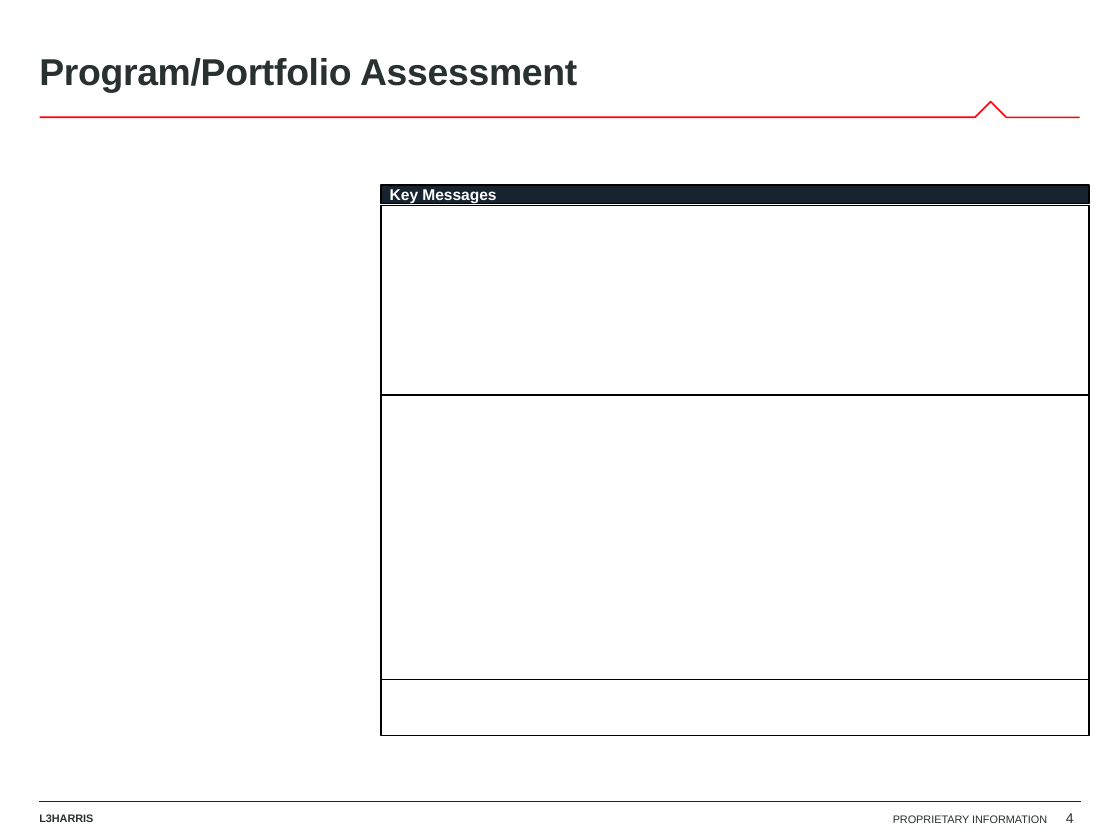
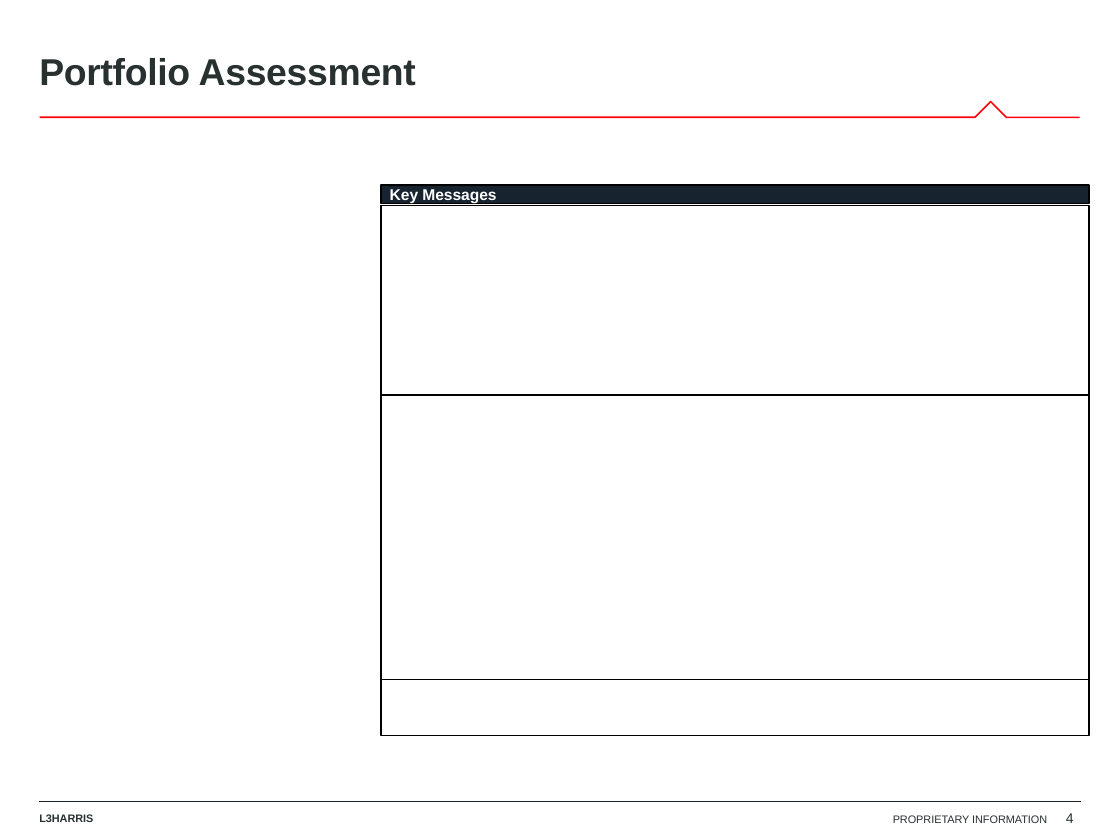
Before and after one commit to seeeyeguy/portal, a slide deck: slide 4 of api/src/program_review_tool/utils/review/export/assets/PRT.pptx. Drawn at 1120x840 pixels with LibreOffice and Linux fonts; fonts in the diff are those of the drawing; background and template pictures are left out. Boxes give left, top, right and bottom in pixels: in the first picture for what was removed or moved away, otherwise in the second. Text is boxed around its words. In the diff, an @@ line names an element or a change of style, - is before the commit and + after.

```diff
--- a/api/src/program_review_tool/utils/review/export/assets/PRT.pptx
+++ b/api/src/program_review_tool/utils/review/export/assets/PRT.pptx
@@ title at (39, 58, 416, 86): text changed @@
-Program/Portfolio Assessment
+Portfolio Assessment
```
Also in this commit, not shown: 1 other slide changed, 1 other file.
